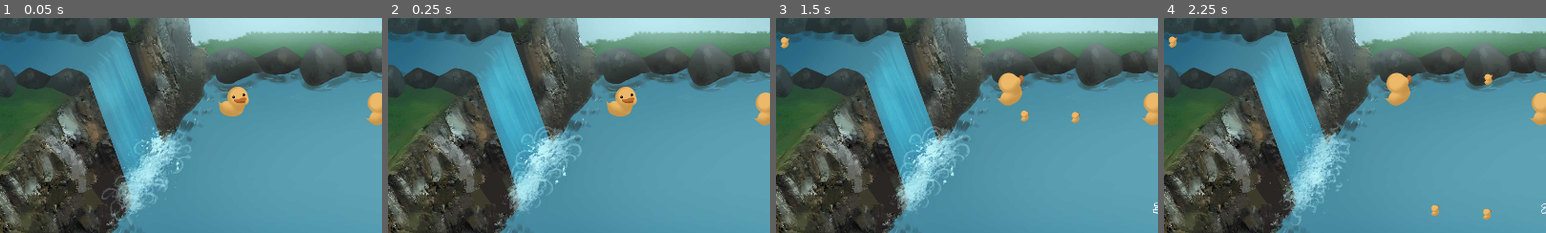
Above: before the commit, frames 1-4 (left to right).
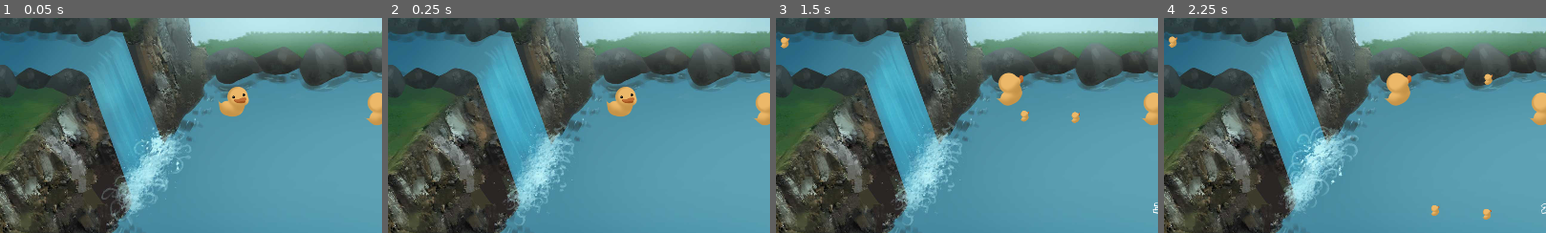
Above: after the commit, the same moments.

Repository: TeamAwesomeTOJam/ducks
Game: Godot game, scene res://Game.tscn
Same seed, same stepped clock (60 frames per second), same inputs: the game is played once before the commit and once after it.
Inputs:
- Up to frame 1 (0.05 s): no input
- Up to frame 2 (0.25 s): no input
- Up to frame 3 (1.5 s): tap Enter (p0duck) at 0.5, 0.6, 1.35 s; hold Up (ui_up) 0.53-1.28 s
- Up to frame 4 (2.25 s): hold Up (ui_up) from 2.03 s (still down); tap Enter (p0duck) at 2.1 s
The pictures show only the part of the screen within x 0-50%, y 6-56%; the shares and areas given below are measured in that part.

Frame 1 is identical in both runs. In frame 2, 2.0% of the frame differs, in the area x 27-51%, y 48-97%; in frame 3, 2.0%; in frame 4, 2.0%.

Commit message:
following duck fix

Diff:
--- a/FollowingDuck.gd
+++ b/FollowingDuck.gd
@@ -4,6 +4,7 @@
 # var a = 2
 # var b = "textvar"
 var child = null
+var parent = null
 
 func count():
     if child:
@@ -22,19 +23,20 @@
     pass
 
 func add_duck(duck, behind):
-    if child:
-        print("can't add duck already have child")
-        return
-    child = duck
     var new_behind = - self.linear_velocity
     if new_behind.length() == 0:
         new_behind = behind
-    var spring = PinJoint2D.new()
-    spring.set_name('joint')
-    duck.set_name('duck')
-    duck.position = new_behind.normalized() * 30
-    self.add_child(duck)
-    duck.set_owner(self)
-    self.add_child(spring)
-    spring.set_node_a('..')
-    spring.set_node_b('../duck')
+    if child:
+        child.add_duck(duck, new_behind)
+    else:
+        child = duck
+        var spring = PinJoint2D.new()
+        spring.set_name('joint')
+        duck.set_name('duck')
+        duck.position = new_behind.normalized() * 30
+        self.add_child(duck)
+        duck.set_owner(self)
+        self.add_child(spring)
+        spring.set_node_a('..')
+        spring.set_node_b('../duck')
+        duck.parent = self
--- a/FollowingDuck.tscn
+++ b/FollowingDuck.tscn
@@ -1,17 +1,14 @@
-[gd_scene load_steps=8 format=2]
+[gd_scene load_steps=5 format=2]
 
 [ext_resource path="res://FollowingDuck.gd" type="Script" id=1]
 [ext_resource path="res://Art/Duck/teamawesome_lilduck_right.png" type="Texture" id=2]
-[ext_resource path="res://Art/Duck/teamawesome_lilduck_up.png" type="Texture" id=3]
-[ext_resource path="res://Art/Duck/teamawesome_lilduck_left.png" type="Texture" id=4]
-[ext_resource path="res://Art/Duck/teamawesome_lilduck_down.png" type="Texture" id=5]
 
 [sub_resource type="SpriteFrames" id=1]
 
 animations = [ {
-"frames": [ ExtResource( 2 ), ExtResource( 3 ), ExtResource( 4 ), ExtResource( 5 ) ],
+"frames": [ ExtResource( 2 ) ],
 "loop": true,
-"name": "bottom-right",
+"name": "default",
 "speed": 5.0
 } ]
 
@@ -20,7 +17,7 @@
 custom_solver_bias = 0.0
 radius = 10.0
 
-[node name="Duck" type="RigidBody2D"]
+[node name="Duck" type="RigidBody2D" index="0"]
 
 input_pickable = false
 collision_layer = 0
@@ -46,8 +43,7 @@
 [node name="AnimatedSprite" type="AnimatedSprite" parent="." index="0"]
 
 frames = SubResource( 1 )
-animation = "bottom-right"
-frame = 3
+animation = "default"
 playing = true
 _sections_unfolded = [ "Transform" ]
 
--- a/Game.tscn
+++ b/Game.tscn
@@ -37,7 +37,7 @@
 custom_solver_bias = 0.0
 extents = Vector2( 100, 720 )
 
-[node name="Game" type="Node" index="0"]
+[node name="Game" type="Node"]
 
 script = ExtResource( 1 )
 Player = ExtResource( 2 )
@@ -47,7 +47,7 @@
 
 frames = SubResource( 1 )
 animation = "loop"
-frame = 3
+frame = 1
 playing = true
 offset = Vector2( 1280, 720 )
 _sections_unfolded = [ "Z Index" ]
--- a/Player.gd
+++ b/Player.gd
@@ -8,7 +8,9 @@
 export (float) var BOOST_WAIT_TIME = 3
 export (float) var BOOST_TIME = 0.2
 
-var tail_duck
+var collecting
+
+var child_duck
 var state
 var wait = false
 
@@ -42,6 +44,7 @@
     return "p" + str(PLAYER_NUMBER) + action
 
 func _process(delta):
+    collecting = false
     if state == STATE.Playing:
         playing(delta)
     elif state == STATE.Scoring:
@@ -67,8 +70,8 @@
     var behind = - self.linear_velocity
     if behind.length() == 0:
         behind = Vector2(0,-1)
-    if not tail_duck:
-        tail_duck = duck
+    if not child_duck:
+        child_duck = duck
         var spring = PinJoint2D.new()
         spring.set_name('spring')
         duck.set_name('duck')
@@ -78,13 +81,13 @@
         self.add_child(spring)
         spring.set_node_a('..')
         spring.set_node_b('../duck')
+        child_duck = duck
         #spring.set_length(50)
         #spring.set_stiffness(40)
         #spring.set_damping(1)
         #spring.set_rest_length(0)
     else:
-        tail_duck.add_duck(duck, behind)
-        tail_duck = duck
+        child_duck.add_duck(duck, behind)
 
 ###
 # STATE METHODS
@@ -207,6 +210,8 @@
 
 
 func _on_DuckCaptureArea_body_entered(body):
-    if body.has_method('is_duck'):
-        body.queue_free()
-        add_duck(Duck.instance())
+    if not collecting:
+        collecting = true
+        if body.has_method('is_duck'):
+            body.queue_free()
+            add_duck(Duck.instance())
